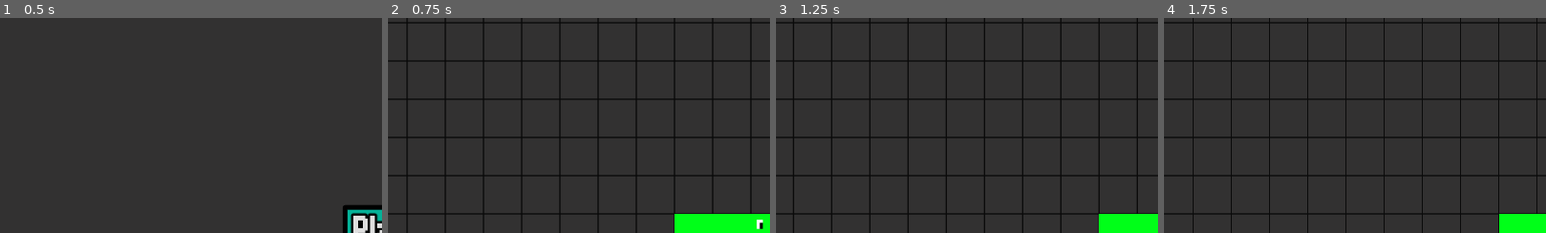
Above: before the commit, frames 1-4 (left to right).
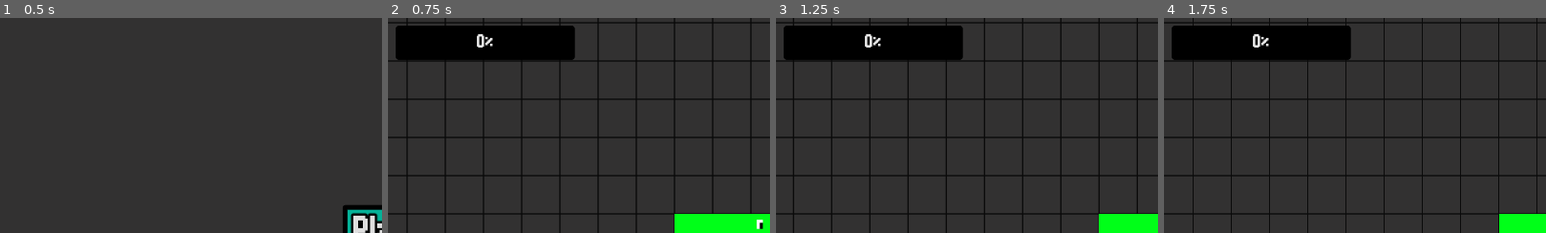
Above: after the commit, the same moments.

Repository: nath-ellis/slither.net
Game: Godot game, scene res://scenes/menu.tscn
The game is run twice, just before and just after one commit, with the same random seed, the same clock (stepped at 60 frames per second) and the same inputs.
Inputs:
- Up to frame 1 (0.5 s): no input
- Up to frame 2 (0.75 s): click "Play" at 0.5 s
- Up to frame 3 (1.25 s): no input
- Up to frame 4 (1.75 s): hold Right (right) from 1.28 s (still down)
The pictures show only the part of the screen within x 0-50%, y 0-50%; the shares and areas given below are measured in that part.

Frame 1 is identical in both runs. In frame 2, 7.1% of the frame differs, in the area x 2-49%, y 3-20%; in frame 3, 7.3%; in frame 4, 7.3%.

Commit message:
Added a progress bar to show how close the player is to growing

Diff:
--- a/assets/theme.tres
+++ b/assets/theme.tres
@@ -82,6 +82,30 @@
 expand_margin_right = 10.0
 expand_margin_bottom = 10.0
 
+[sub_resource type="StyleBoxFlat" id="StyleBoxFlat_u4o0a"]
+bg_color = Color(0, 0, 0, 1)
+border_width_left = 8
+border_width_top = 8
+border_width_right = 8
+border_width_bottom = 8
+border_color = Color(0, 0, 0, 1)
+corner_radius_top_left = 4
+corner_radius_top_right = 4
+corner_radius_bottom_right = 4
+corner_radius_bottom_left = 4
+
+[sub_resource type="StyleBoxFlat" id="StyleBoxFlat_hv2r3"]
+bg_color = Color(0.437317, 0.999423, 0.882377, 1)
+border_width_left = 8
+border_width_top = 8
+border_width_right = 8
+border_width_bottom = 8
+border_color = Color(0, 0, 0, 1)
+corner_radius_top_left = 4
+corner_radius_top_right = 4
+corner_radius_bottom_right = 4
+corner_radius_bottom_left = 4
+
 [resource]
 Button/colors/font_outline_color = Color(0, 0, 0, 1)
 Button/constants/outline_size = 16
@@ -96,3 +120,10 @@
 Label/constants/outline_size = 16
 Label/font_sizes/font_size = 64
 Label/fonts/font = ExtResource("1_48q5e")
+ProgressBar/colors/font_color = Color(0.95, 0.95, 0.95, 1)
+ProgressBar/colors/font_outline_color = Color(0, 0, 0, 1)
+ProgressBar/constants/outline_size = 8
+ProgressBar/font_sizes/font_size = 32
+ProgressBar/fonts/font = ExtResource("1_48q5e")
+ProgressBar/styles/background = SubResource("StyleBoxFlat_u4o0a")
+ProgressBar/styles/fill = SubResource("StyleBoxFlat_hv2r3")
--- a/scenes/game.tscn
+++ b/scenes/game.tscn
@@ -1,8 +1,24 @@
-[gd_scene load_steps=4 format=3 uid="uid://bwnj5d2ellxrb"]
+[gd_scene load_steps=6 format=3 uid="uid://bwnj5d2ellxrb"]
 
 [ext_resource type="Texture2D" uid="uid://cejsfrfj2lomm" path="res://assets/bg.png" id="1_k3ufk"]
 [ext_resource type="Script" path="res://scripts/game.gd" id="1_qfu1j"]
 [ext_resource type="PackedScene" uid="uid://im0eju43g3gx" path="res://scenes/player.tscn" id="1_ypwkn"]
+[ext_resource type="Theme" uid="uid://csw4cm7wa6hw7" path="res://assets/theme.tres" id="4_w0r5x"]
+
+[sub_resource type="ParticleProcessMaterial" id="ParticleProcessMaterial_tmvcp"]
+particle_flag_disable_z = true
+direction = Vector3(100, 100, 0)
+spread = 180.0
+gravity = Vector3(0, 100, 0)
+initial_velocity_min = 90.0
+initial_velocity_max = 90.0
+orbit_velocity_min = 0.0
+orbit_velocity_max = 0.0
+radial_accel_min = 100.0
+radial_accel_max = 100.0
+scale_min = 5.0
+scale_max = 5.0
+color = Color(0.717647, 0.717647, 0, 1)
 
 [node name="Game" type="Node2D"]
 script = ExtResource("1_qfu1j")
@@ -23,4 +39,24 @@
 wait_time = 0.05
 autostart = true
 
+[node name="UI" type="CanvasLayer" parent="."]
+
+[node name="GrowthProgressBar" type="ProgressBar" parent="UI"]
+offset_left = 13.0
+offset_top = 13.0
+offset_right = 313.0
+offset_bottom = 70.0
+theme = ExtResource("4_w0r5x")
+
+[node name="GrowthParticles" type="GPUParticles2D" parent="UI"]
+position = Vector2(157, 33)
+emitting = false
+process_material = SubResource("ParticleProcessMaterial_tmvcp")
+lifetime = 0.5
+one_shot = true
+explosiveness = 0.5
+randomness = 1.0
+local_coords = true
+
 [connection signal="timeout" from="BitTimer" to="." method="_on_bit_timer_timeout"]
+[connection signal="value_changed" from="UI/GrowthProgressBar" to="." method="_on_growth_progress_bar_value_changed"]
--- a/scripts/game.gd
+++ b/scripts/game.gd
@@ -7,6 +7,17 @@
 @onready var player = $Player
 @onready var bits = $Bits
 @onready var bit_timer = $BitTimer
+@onready var growth_progress_bar = $UI/GrowthProgressBar
+@onready var growth_particles = $UI/GrowthParticles
+
+
+func _process(delta) -> void:
+	if growth_progress_bar.value != growth_progress_bar.max_value:
+		growth_progress_bar.value = player.increase_length_counter * 10
+	else:
+		# Reset bar after particles finish
+		if !growth_particles.emitting:
+			growth_progress_bar.value = player.increase_length_counter * 10
 
 
 func _on_bit_timer_timeout() -> void:
@@ -21,3 +32,9 @@
 			bits.add_child(LARGE_BIT.instantiate())
 
 	bit_timer.start()
+
+
+func _on_growth_progress_bar_value_changed(value):
+	if value == growth_progress_bar.max_value:
+		# Emit particles
+		growth_particles.emitting = true
--- a/scripts/player.gd
+++ b/scripts/player.gd
@@ -43,7 +43,6 @@
 		body.add_child(new_body)
 
 		increase_length_counter -= 10
-
 
 func _physics_process(_delta) -> void:
 	if Input.is_action_pressed("up") and Manager.player_vel.y == 0:
Not shown: 1 places in assets/theme.tres that only renumber resources
